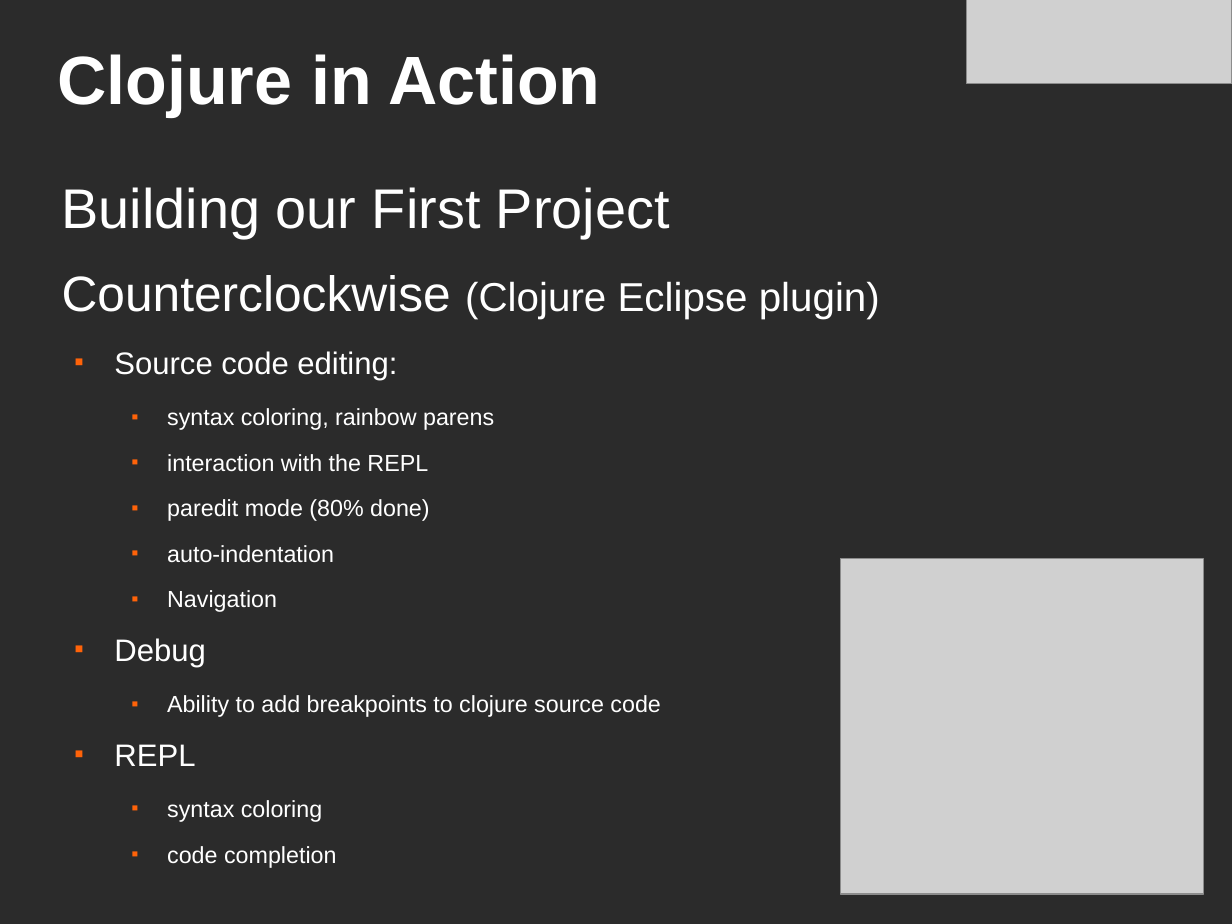
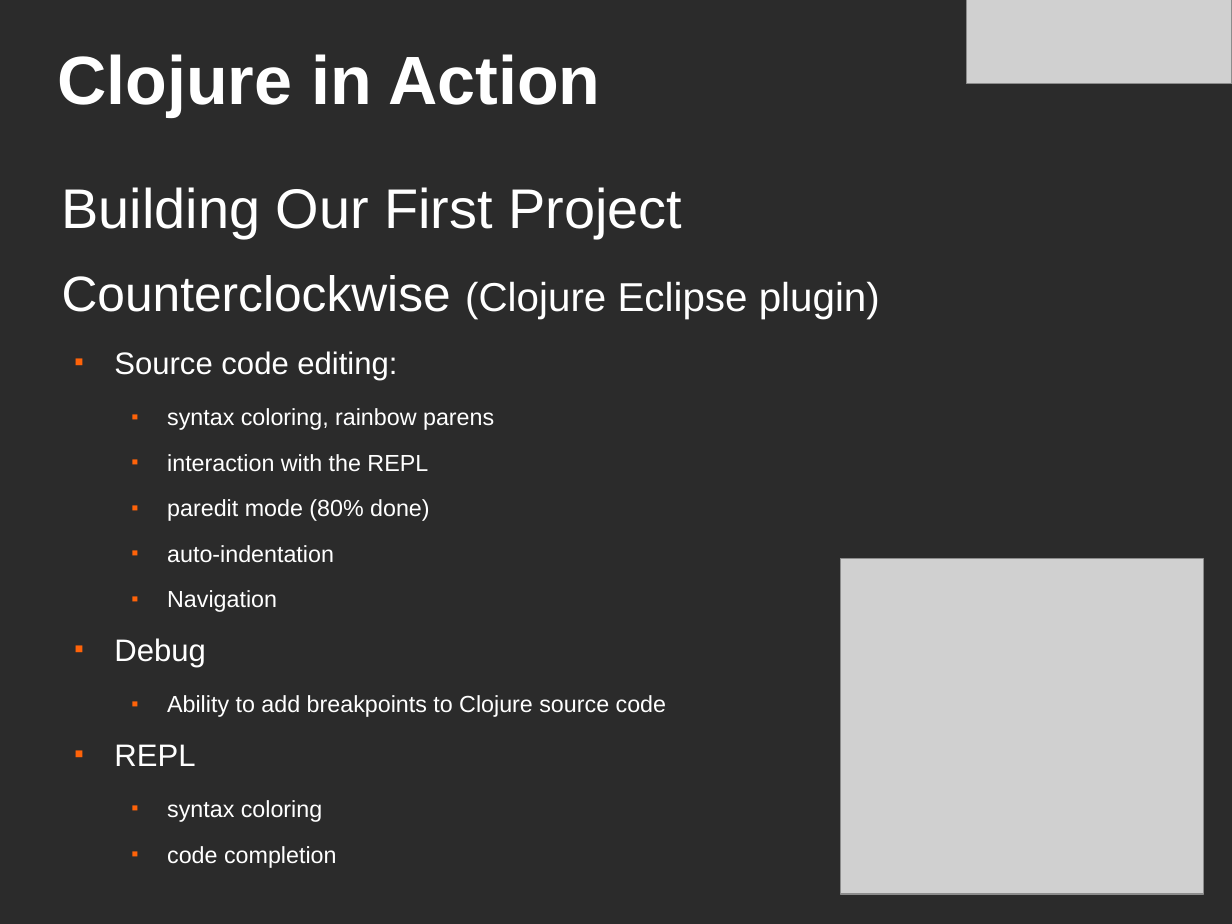
Before and after one commit to cincy-functional-programmers/cincyfp-presentations, a slide deck: slide 7 of jun-2011/clojure-in-action-cincyfp.odp. Drawn at 1232x924 pixels with LibreOffice and Linux fonts; fonts in the diff are those of the drawing; grey boxes stand for pictures; background and template pictures are left out; a plain dark background stands for a picture behind light text. Boxes give left, top, right and bottom in pixels: in the first picture for what was removed or moved away, otherwise in the second. Text is boxed around its words. In the diff, an @@ line names an element or a change of style, - is before the commit and + after.

```diff
--- a/jun-2011/clojure-in-action-cincyfp.odp
+++ b/jun-2011/clojure-in-action-cincyfp.odp
@@ text at box(62, 187, 682, 238): text changed @@
-Building our First Project
+Building Our First Project
@@ text at box(167, 695, 666, 717): text changed @@
-  ■ Ability to add breakpoints to clojure source code
+  ■ Ability to add breakpoints to Clojure source code
```
Also in this commit, not shown: 14 other slides changed, 1 other file.
